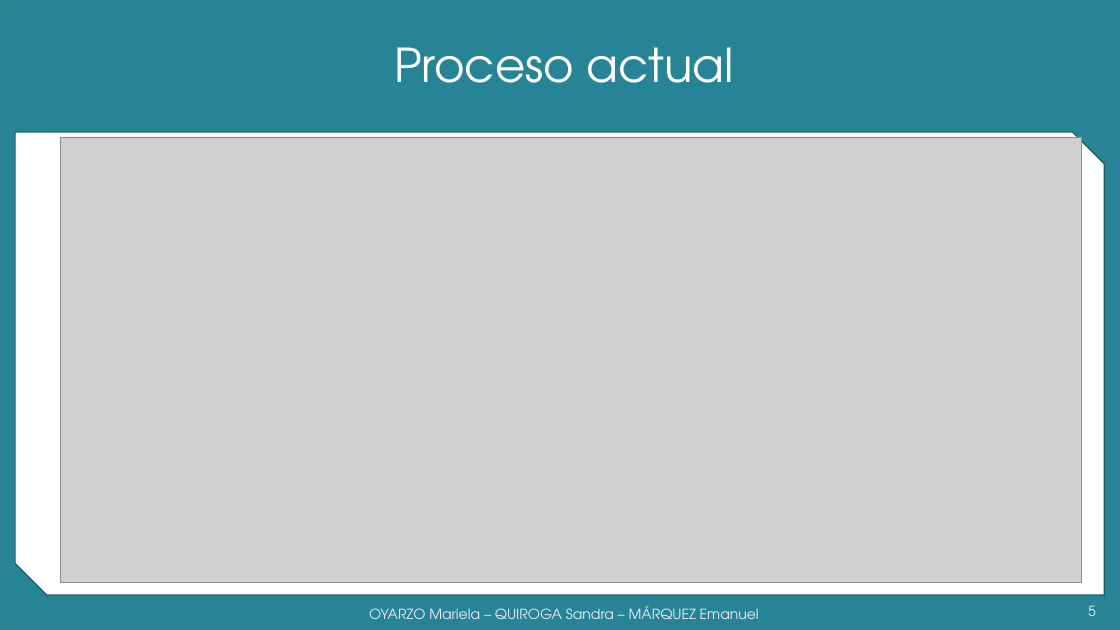
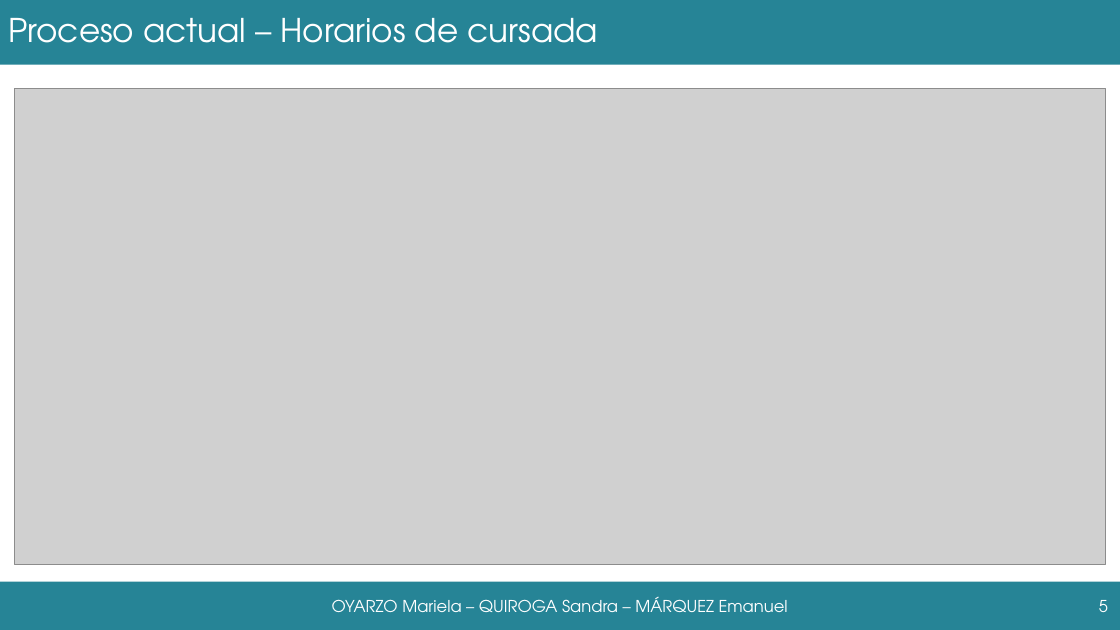
Before and after one commit to grupoyenu/yenu, a slide deck: slide 5 of 08. Presentaciones/Presentación 11.pptx. Drawn at 1120x630 pixels with LibreOffice and Linux fonts; fonts in the diff are those of the drawing; grey boxes stand for pictures; background and template pictures are left out. Boxes give left, top, right and bottom in pixels: in the first picture for what was removed or moved away, otherwise in the second. Text is boxed around its words. In the diff, an @@ line names an element or a change of style, - is before the commit and + after.

```diff
--- a/08. Presentaciones/Presentación 11.pptx
+++ b/08. Presentaciones/Presentación 11.pptx
@@ background #F2F2F2 to #FFFFFF @@
@@ rectangle removed at (0,0,1120,630) @@
@@ rectangle added at (0,0,1120,65), fill #268496 @@
@@ title at (8,18,598,43): text changed; size 40 to 28 pt @@
-Proceso actual
+Proceso actual – Horarios de cursada
@@ picture: place and size @@
-picture at (60,137,1081,582)
+picture at (14,88,1107,565)
@@ snip diag rect removed at (15,132,1105,595) @@
@@ rectangle added at (0,581,1120,630), fill #268496 @@
@@ text "OYARZO Mariela – QUIROGA Sandra ...": place and size @@
-text "OYARZO Mariela – QUIROGA Sandra ..." at (369,606,759,619)
+text "OYARZO Mariela – QUIROGA Sandra ..." at (332,597,788,612)
@@ text "OYARZO Mariela – QUIROGA Sandra ..." at (332,597,788,612): size 12 to 14 pt, text colour gradient #9E9E9E to #EDEDED to #FFFFFF to #FFFFFF @@
@@ page number at (1099,600,1108,612): size 12 to 14 pt, text colour gradient #9E9E9E to #EDEDED to #FFFFFF to #FFFFFF @@
@@ page number: place and size @@
-page number at (1088,605,1096,616)
+page number at (1099,600,1108,612)
```
Also in this commit, not shown: 11 other slides changed, 1 other file.
